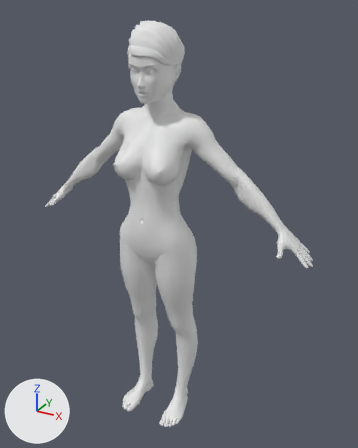
The Blender file Assets/Art/Characters/Female/Source/Female.blend, before and after one commit.
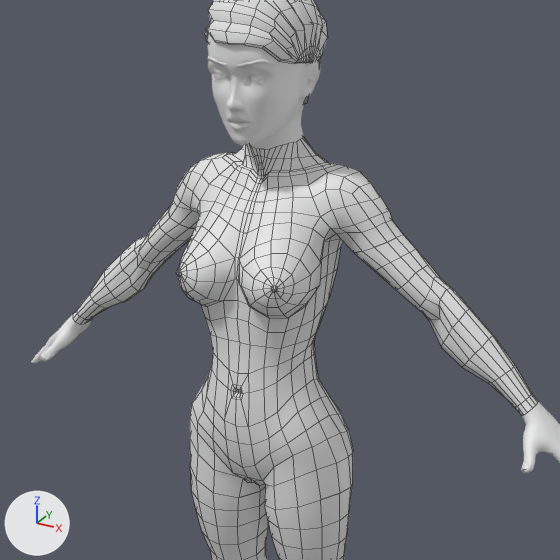
Each version is shown whole from a 50 mm lens placed at (0.914, -1.463, 1.627), pointed at (0.064, 0.084, 0.853), then close up on the part from 8% to 82% of the width and 8% to 67% of the height. Every picture has the same lights, and +X, +Y and +Z are marked at lower left. The older version's two pictures come first. The close-ups show mesh edges as thin lines.

In view in the first close-up: 'Hair', 'Naked0_Bottom', 'Naked0_Torso', 'Naked1_Head', 'Naked1_Left_Arm', 'Naked1_Left_Hand', 'Naked1_Left_Leg', 'Naked1_Right_Arm', 'Naked1_Right_Hand', 'Naked1_Right_Leg' and 3 more.
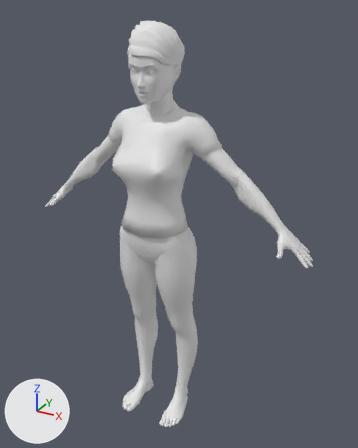
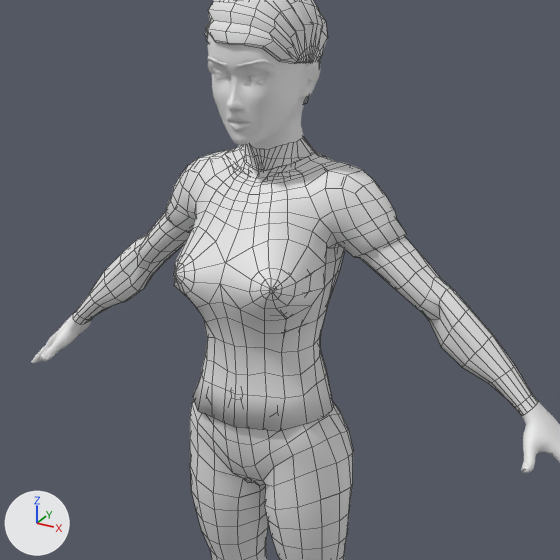
The change in detail:
Mesh me_body_002 is new.
It has 612 vertices, 579 faces and spans x -2347.0..2347.0, y -1512.0..1175.0, z -13029.0..-8548.0.
It uses material mat_torso (its picture is missing).
Object 'Shirt' (ob_shirt) is new; it shows me_body_002.
Its location is (0.0, 0.0, 0.0).
Its rotation in degrees is (180, 0, 0).
Its scale is (0.0001, 0.0001, 0.0001).

What differs and where, as boxes (x1, y1, x2, y2) in the close-ups (560 x 560 px):
'Shirt', added: after (165, 145, 406, 431)
'Naked0_Torso', unchanged, covered by the edit: before (169, 137, 403, 445); after (207, 137, 315, 445)
